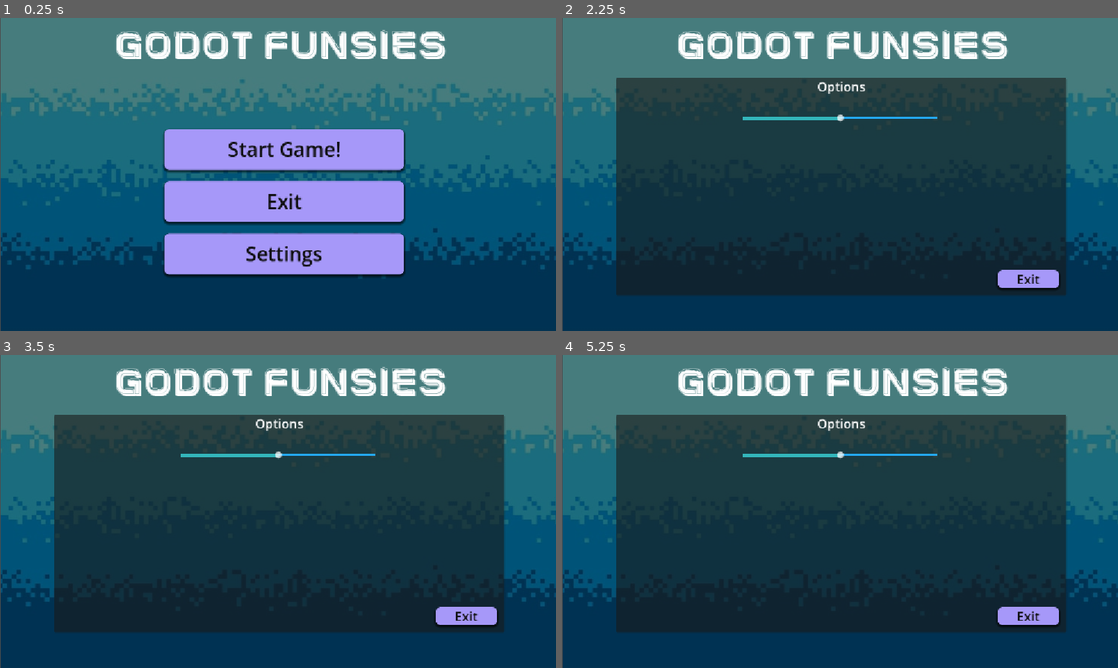
Above: before the commit, frames 1-4 (two rows, left to right).
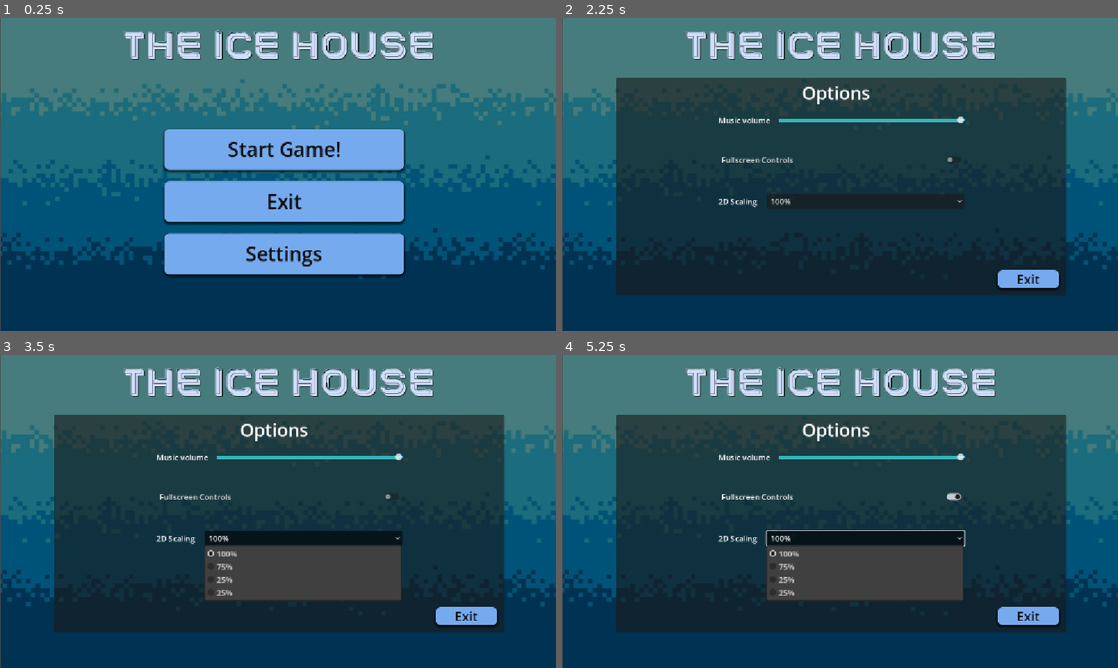
Above: after the commit, the same moments.

Repository: boredguywithacomputer/untitled-hackclub-game
Game: Godot game, scene res://main_menu.tscn
Two runs of this game, one before a commit and one after it. Both use one fixed random seed, a clock stepped at 60 frames per second and the inputs below.
Inputs (mouse positions are in pixels of both pictures, inside the frame that each line leads up to):
- Up to frame 1 (0.25 s): no input
- Up to frame 2 (2.25 s): click "Start Game!" at 0.5 s; click "Start Game!" at 1.25 s; click "Settings" at 2 s
- Up to frame 3 (3.5 s): click (305, 539) at 2.75 s, where only the run after the commit has a clickable "100%"
- Up to frame 4 (5.25 s): tap Enter at 3.5 s; move the mouse to (962, 495) at 3.52 s; hold Right 3.53-4.28 s; tap Alt at 3.6, 5.1 s; click (962, 495) at 3.67 s; move the mouse to (728, 527) at 4.27 s; hold Down 4.28-5.03 s; tap Shift at 4.35 s; tap Space at 5 s; move the mouse to (895, 442) at 5.02 s; hold Right from 5.03 s (still down)

The runs differ from the first frame. In frame 1, 20% of the frame differs, in the area x 20-81%, y 3-82%; in frame 2, 6.2%; in frame 3, 14%; in frame 4, 14%.
Error before the commit: Parse Error: Too few arguments for "set_bus_volume_db()" call. Expected at least 2 but received 0. (res://audio_control.gd:9)

Commit message:
I added the options menu

Diff:
--- a/new-game-project/audio_control.gd
+++ b/new-game-project/audio_control.gd
@@ -1,9 +1,12 @@
 extends HSlider
 
 @export var audio_bus_name : String
-
+var audio_bus_id
 func _ready():
-	var audio_bus_id = AudioServer.get_bus_index(audio_bus_name)
+	audio_bus_id = AudioServer.get_bus_index(audio_bus_name)
+	#value_changed.connect(_on_value_changed)
+	#value = db_to_linear(AudioServer.get_bus_volume_db(audio_bus_id)
 
 func _on_value_changed(value: float) -> void:
-	AudioServer.set_bus_volume_db()
+	var bd = linear_to_db(value)
+	AudioServer.set_bus_volume_db(audio_bus_id, bd)
--- a/new-game-project/default_bus_layout.tres
+++ b/new-game-project/default_bus_layout.tres
@@ -5,7 +5,7 @@
 bus/1/solo = false
 bus/1/mute = false
 bus/1/bypass_fx = false
-bus/1/volume_db = 0.0
+bus/1/volume_db = 2.4492435
 bus/1/send = &"Master"
 bus/2/name = &"SFX"
 bus/2/solo = false
--- /dev/null
+++ b/new-game-project/fullscreen_control.gd
@@ -0,0 +1,18 @@
+extends CheckButton
+
+
+# Called when the node enters the scene tree for the first time.
+func _ready() -> void:
+	pass # Replace with function body.
+
+
+# Called every frame. 'delta' is the elapsed time since the previous frame.
+func _process(delta: float) -> void:
+	pass
+
+
+func _on_toggled(toggled_on: bool) -> void:
+	if toggled_on == true:
+		DisplayServer.window_set_mode(DisplayServer.WINDOW_MODE_FULLSCREEN)
+	else:
+		DisplayServer.window_set_mode(DisplayServer.WINDOW_MODE_WINDOWED)
--- a/new-game-project/main_menu.tscn
+++ b/new-game-project/main_menu.tscn
@@ -5,13 +5,15 @@
 [ext_resource type="FontFile" uid="uid://btl5vdvf3uo7q" path="res://Icecold.ttf" id="2_fu7sn"]
 [ext_resource type="AudioStream" uid="uid://dy8orvv3palet" path="res://ice music.mp3" id="4_jix8l"]
 [ext_resource type="Script" uid="uid://e6kxrqyhudv0" path="res://audio_control.gd" id="5_glbon"]
+[ext_resource type="Script" uid="uid://bk6n7rai2x2mt" path="res://fullscreen_control.gd" id="6_nlkkf"]
+[ext_resource type="Script" uid="uid://ki0vsy4xd7dd" path="res://scale_control.gd" id="7_qe12f"]
 
 [sub_resource type="StyleBoxTexture" id="StyleBoxTexture_dir7o"]
 texture = ExtResource("1_7vrkn")
 modulate_color = Color(0.49354547, 0.49354553, 0.49354553, 1)
 
 [sub_resource type="StyleBoxFlat" id="StyleBoxFlat_3moom"]
-bg_color = Color(0.65097684, 0.59728926, 0.97401255, 1)
+bg_color = Color(0.46294677, 0.6682641, 0.9369687, 1)
 corner_radius_top_left = 10
 corner_radius_top_right = 10
 corner_radius_bottom_right = 10
@@ -20,7 +22,7 @@
 shadow_offset = Vector2(0, 3.14)
 
 [sub_resource type="StyleBoxFlat" id="StyleBoxFlat_7vrkn"]
-bg_color = Color(0.35768154, 0.20741391, 0.7359915, 1)
+bg_color = Color(0.21251288, 0.6141399, 0.71187633, 1)
 corner_radius_top_left = 10
 corner_radius_top_right = 10
 corner_radius_bottom_right = 10
@@ -103,20 +105,19 @@
 
 [node name="Label" type="Label" parent="." unique_id=1659319254]
 layout_mode = 1
-anchors_preset = 8
-anchor_left = 0.5
-anchor_top = 0.5
-anchor_right = 0.5
-anchor_bottom = 0.5
-offset_left = -341.0
-offset_top = -302.0
-offset_right = 349.0
-offset_bottom = -218.0
-grow_horizontal = 2
-grow_vertical = 2
+anchors_preset = 5
+anchor_left = 0.5
+anchor_right = 0.5
+offset_left = -324.5
+offset_top = 22.0
+offset_right = 324.5
+offset_bottom = 106.0
+grow_horizontal = 2
+theme_override_colors/font_color = Color(0.81750876, 0.8778167, 0.9790247, 1)
+theme_override_colors/font_shadow_color = Color(0.00043097007, 0.0007649082, 0.00091932196, 1)
 theme_override_fonts/font = ExtResource("2_fu7sn")
 theme_override_font_sizes/font_size = 83
-text = "GoDot Funsies"
+text = "The Ice house"
 
 [node name="AudioStreamPlayer" type="AudioStreamPlayer" parent="." unique_id=100664171]
 stream = ExtResource("4_jix8l")
@@ -124,6 +125,7 @@
 bus = &"Music"
 
 [node name="Options" type="Panel" parent="." unique_id=1181583980]
+visible = false
 layout_mode = 1
 anchors_preset = 8
 anchor_left = 0.5
@@ -139,9 +141,11 @@
 
 [node name="Label" type="Label" parent="Options" unique_id=366731563]
 layout_mode = 0
-offset_right = 933.5
-offset_bottom = 40.25
-theme_override_font_sizes/font_size = 26
+offset_left = -11.0
+offset_top = 5.0
+offset_right = 922.5
+offset_bottom = 45.25
+theme_override_font_sizes/font_size = 37
 text = "Options"
 horizontal_alignment = 1
 
@@ -159,28 +163,77 @@
 theme_override_styles/hover = SubResource("StyleBoxFlat_7vrkn")
 text = "Exit"
 
-[node name="AudioControl" type="HSlider" parent="Options" unique_id=172863774]
-layout_mode = 1
-anchors_preset = -1
-anchor_left = 0.5
-anchor_top = 0.18300001
-anchor_right = 0.5
-anchor_bottom = 0.18300001
-offset_left = -201.5
-offset_top = -17.441505
-offset_right = 198.5
-offset_bottom = 19.558495
-grow_horizontal = 2
-grow_vertical = 2
+[node name="VBoxContainer" type="VBoxContainer" parent="Options" unique_id=80866949]
+layout_mode = 1
+anchors_preset = 8
+anchor_left = 0.5
+anchor_top = 0.5
+anchor_right = 0.5
+anchor_bottom = 0.5
+offset_left = -255.0
+offset_top = -111.0
+offset_right = 255.0
+offset_bottom = 6.75
+grow_horizontal = 2
+grow_vertical = 2
+theme_override_constants/separation = 55
+
+[node name="HBoxContainer" type="HBoxContainer" parent="Options/VBoxContainer" unique_id=1399096144]
+layout_mode = 2
+theme_override_constants/separation = 20
+
+[node name="Label" type="Label" parent="Options/VBoxContainer/HBoxContainer" unique_id=1615759099]
+layout_mode = 2
+text = "Music volume"
+
+[node name="AudioControl" type="HSlider" parent="Options/VBoxContainer/HBoxContainer" unique_id=172863774]
+layout_mode = 2
+size_flags_horizontal = 3
+size_flags_vertical = 4
 theme_override_styles/slider = SubResource("StyleBoxLine_3moom")
 theme_override_styles/grabber_area = SubResource("StyleBoxLine_dir7o")
 theme_override_styles/grabber_area_highlight = SubResource("StyleBoxLine_dir7o")
-value = 50.0
+max_value = 1.0
+step = 0.05
+value = 1.0
 script = ExtResource("5_glbon")
 audio_bus_name = "Music"
+
+[node name="Fullscreen Control" type="CheckButton" parent="Options/VBoxContainer" unique_id=785475862]
+layout_mode = 2
+theme_override_font_sizes/font_size = 16
+text = "Fullscreen Controls"
+script = ExtResource("6_nlkkf")
+
+[node name="HBoxContainer2" type="HBoxContainer" parent="Options/VBoxContainer" unique_id=1279597325]
+layout_mode = 2
+theme_override_constants/separation = 20
+
+[node name="Label" type="Label" parent="Options/VBoxContainer/HBoxContainer2" unique_id=510668583]
+layout_mode = 2
+text = "2D Scaling"
+
+[node name="Scale Control" type="OptionButton" parent="Options/VBoxContainer/HBoxContainer2" unique_id=1058571354]
+layout_mode = 2
+size_flags_horizontal = 3
+size_flags_vertical = 4
+selected = 0
+item_count = 4
+popup/item_0/text = "100%"
+popup/item_0/id = 0
+popup/item_1/text = "75%"
+popup/item_1/id = 1
+popup/item_2/text = "25%"
+popup/item_2/id = 2
+popup/item_3/text = "25%"
+popup/item_3/id = 3
+script = ExtResource("7_qe12f")
 
 [connection signal="pressed" from="MainButtons/Button" to="." method="_on_start_pressed"]
 [connection signal="pressed" from="MainButtons/Button2" to="." method="_on_exit_pressed"]
 [connection signal="pressed" from="MainButtons/Button3" to="." method="_on_settings_pressed"]
 [connection signal="pressed" from="Options/back" to="." method="_on_back_options_pressed"]
-[connection signal="value_changed" from="Options/AudioControl" to="Options/AudioControl" method="_on_value_changed"]
+[connection signal="value_changed" from="Options/VBoxContainer/HBoxContainer/AudioControl" to="Options/VBoxContainer/HBoxContainer/AudioControl" method="_on_value_changed"]
+[connection signal="toggled" from="Options/VBoxContainer/Fullscreen Control" to="." method="_on_fullscreen_control_toggled"]
+[connection signal="toggled" from="Options/VBoxContainer/Fullscreen Control" to="Options/VBoxContainer/Fullscreen Control" method="_on_toggled"]
+[connection signal="item_selected" from="Options/VBoxContainer/HBoxContainer2/Scale Control" to="Options/VBoxContainer/HBoxContainer2/Scale Control" method="_on_item_selected"]
--- a/new-game-project/project.godot
+++ b/new-game-project/project.godot
@@ -15,6 +15,10 @@
 config/features=PackedStringArray("4.7", "Forward Plus")
 config/icon="res://icon.svg"
 
+[audio]
+
+buses/default_bus_layout="uid://b8wr0hwoqop4v"
+
 [display]
 
 window/stretch/mode="canvas_items"
--- /dev/null
+++ b/new-game-project/scale_control.gd
@@ -0,0 +1,18 @@
+extends OptionButton
+
+
+# Called when the node enters the scene tree for the first time.
+func _ready() -> void:
+	pass # Replace with function body.
+
+
+# Called every frame. 'delta' is the elapsed time since the previous frame.
+func _process(delta: float) -> void:
+	pass
+
+
+func _on_item_selected(index: int) -> void:
+	var options = [1, 0.75, 0.50, 0.25]
+	var value = options[index]
+	print(value)
+	get_tree().root.scaling_3d_scale = value
Not shown, added: new-game-project/fullscreen_control.gd.uid
Not shown, added: new-game-project/scale_control.gd.uid
